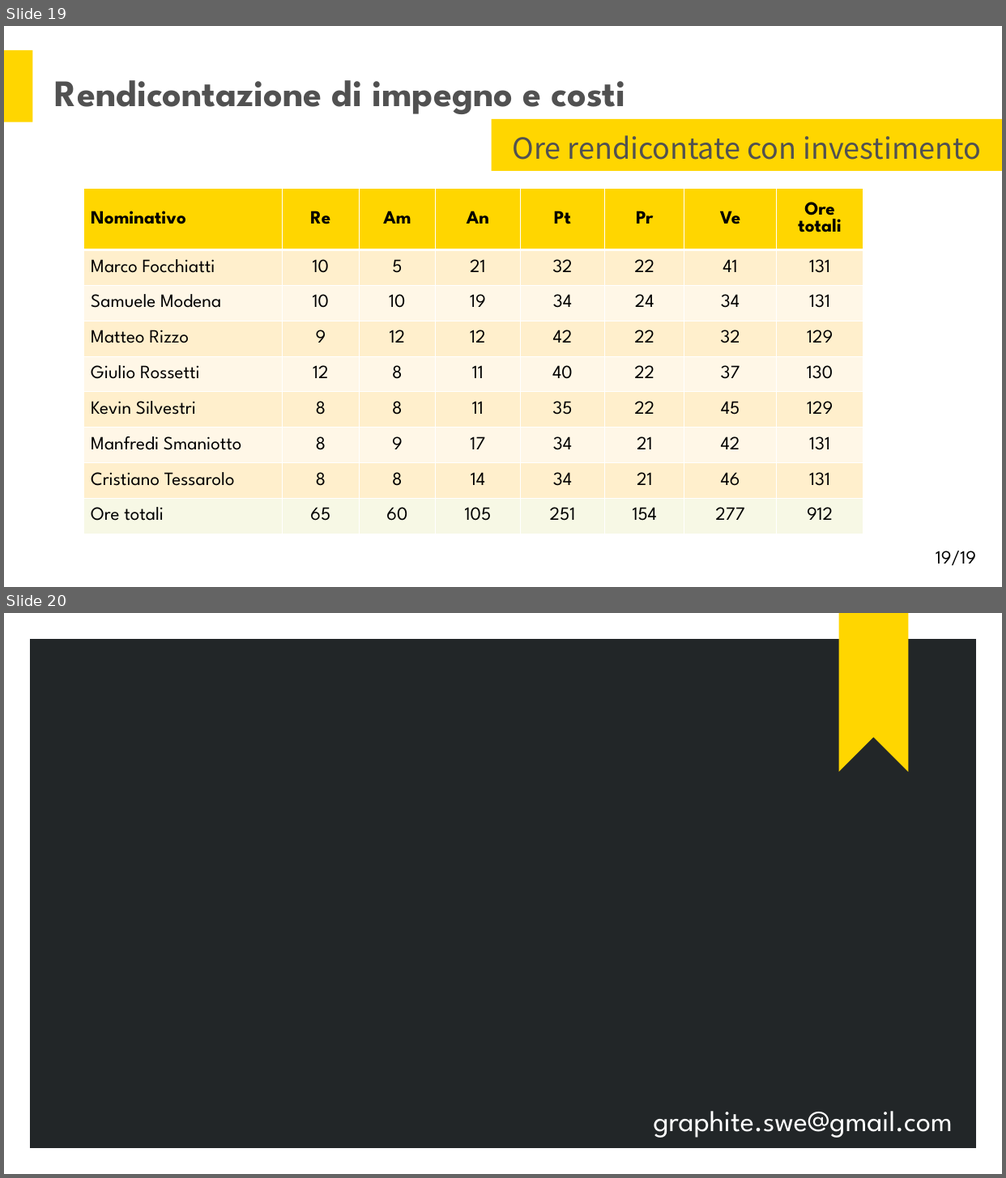
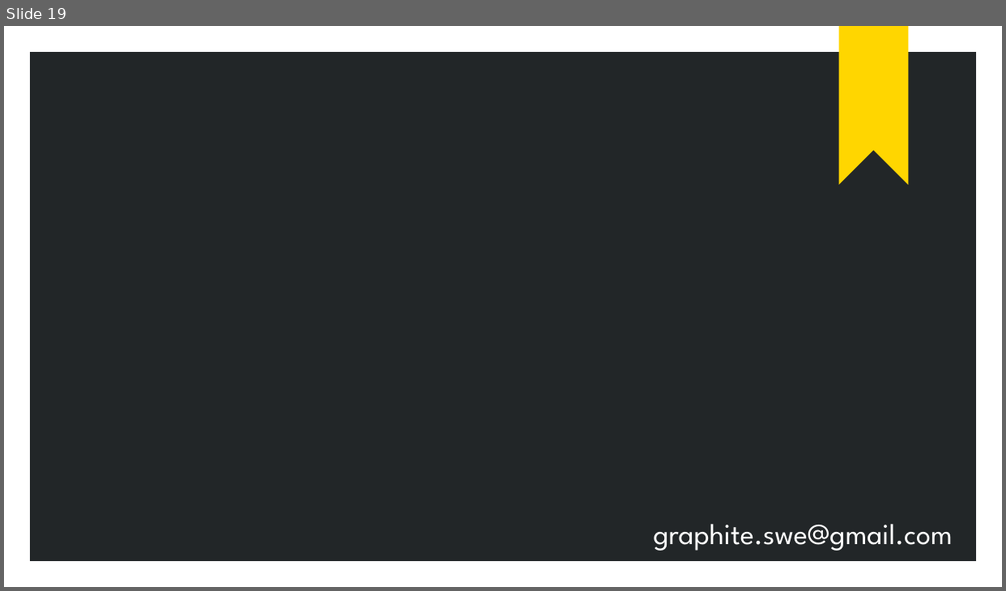
Before and after one commit to Italiaracerx/progettoSWE, a slide deck: Presentazioni/Presentazioni RA/Presentazione RA.pptx. Shown one above the other, each under a label of ours: slides 19 and 20 before the commit, slide 19 after it. The pictures are 1006x1178 and 1006x591 pixels, drawn with LibreOffice and Linux fonts; fonts in the diff are those of the drawing; background and template pictures are left out; a plain dark background stands for a picture behind light text. Boxes give left, top, right and bottom in pixels: in the first picture for what was removed or moved away, otherwise in the second. Text is boxed around its words. In the diff, an @@ line names an element or a change of style, - is before the commit and + after.

```diff
--- a/Presentazioni/Presentazioni RA/Presentazione RA.pptx
+++ b/Presentazioni/Presentazioni RA/Presentazione RA.pptx
@@ slide 19 removed at (4, 26, 1002, 587), background #FFFFFF @@
@@ rectangle removed at (4, 50, 32, 122) @@
@@ text removed at (55, 80, 626, 114) @@
-Rendicontazione di impegno e costi
@@ pentagon arrow removed at (492, 119, 1002, 170) @@
@@ text removed at (513, 135, 981, 160) @@
-Ore rendicontate con investimento
@@ table removed at (83, 189, 863, 534), 9 rows, 8 columns @@
-Nominativo | Re | Am | An | Pt | Pr | Ve | Ore totali
-Marco Focchiatti | 10 | 5 | 21 | 32 | 22 | 41 | 131
-Samuele Modena | 10 | 10 | 19 | 34 | 24 | 34 | 131
-Matteo Rizzo | 9 | 12 | 12 | 42 | 22 | 32 | 129
-Giulio Rossetti | 12 | 8 | 11 | 40 | 22 | 37 | 130
-Kevin Silvestri | 8 | 8 | 11 | 35 | 22 | 45 | 129
-Manfredi Smaniotto | 8 | 9 | 17 | 34 | 21 | 42 | 131
-Cristiano Tessarolo | 8 | 8 | 14 | 34 | 21 | 46 | 131
-Ore totali | 65 | 60 | 105 | 251 | 154 | 277 | 912
@@ text removed at (936, 551, 976, 566) @@
-19/19
@@ what was slide 20 is now slide 19 @@
```
Also in this commit, not shown: 18 slides changed.
